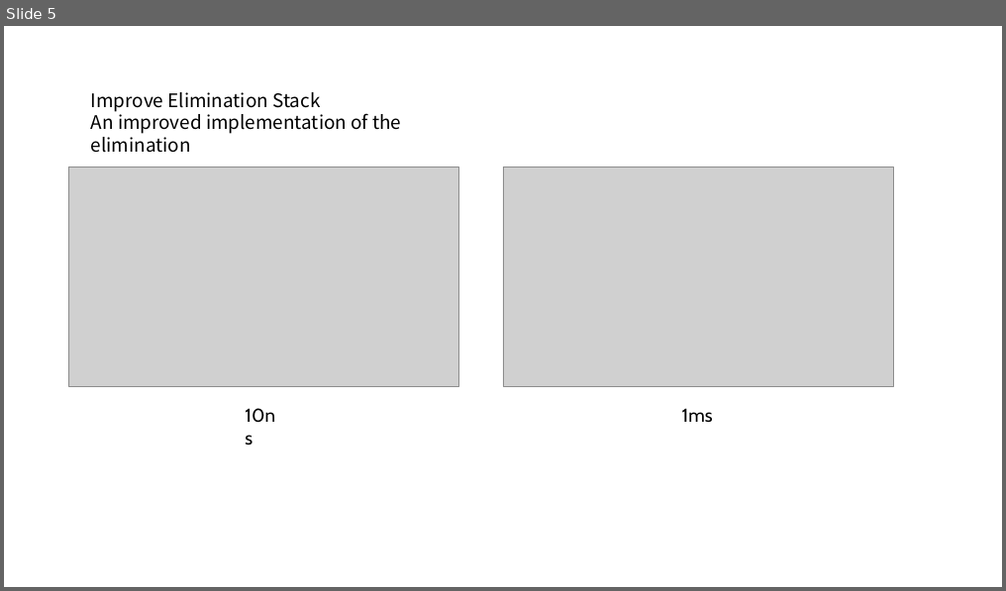
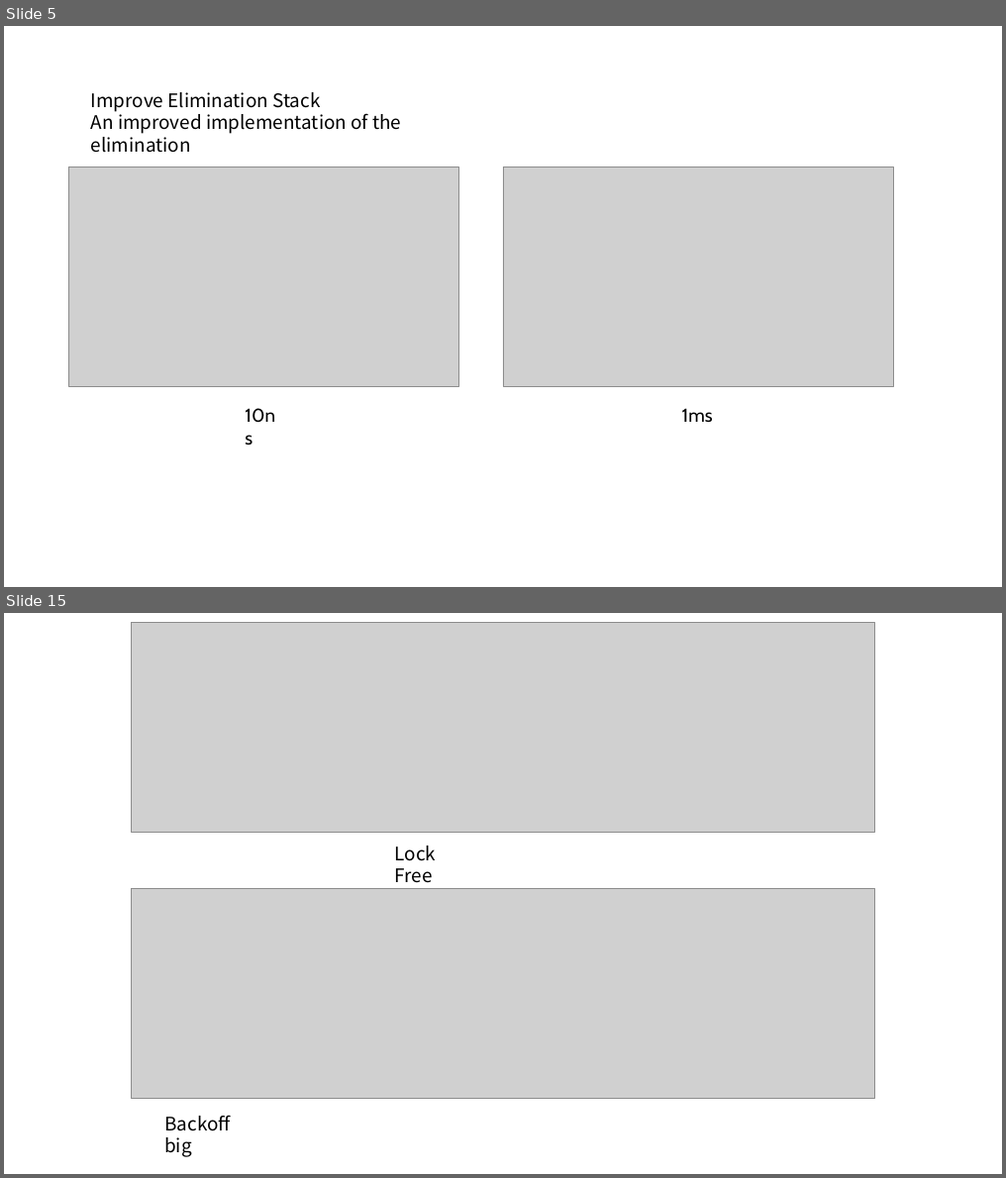
Before and after one commit to niche0905/MultiThreadStudy, a slide deck: 참고자료/결과 자료.pptx. Shown one above the other, each under a label of ours: slide 5 before the commit, slides 5 and 15 after it; the slides between them are not shown. The pictures are 1006x591 and 1006x1178 pixels, drawn with LibreOffice and Linux fonts; fonts in the diff are those of the drawing; grey boxes stand for pictures. Boxes give left, top, right and bottom in pixels: in the first picture for what was removed or moved away, otherwise in the second. Text is boxed around its words. In the diff, an @@ line names an element or a change of style, - is before the commit and + after.

```diff
--- a/참고자료/결과 자료.pptx
+++ b/참고자료/결과 자료.pptx
@@ slide 15 added at (x1=4, y1=613, x2=1002, y2=1174), background #FFFFFF @@
@@ picture added at (x1=132, y1=622, x2=874, y2=833) @@
@@ text added at (x1=395, y1=846, x2=437, y2=883), 18 pt, text #000000 @@
+Lock Free
@@ picture added at (x1=132, y1=888, x2=874, y2=1099) @@
@@ text added at (x1=164, y1=1115, x2=230, y2=1157), 18 pt, text #000000 @@
+Backoff big
```
Also in this commit, not shown: 5 slides changed, 8 other slides added.
